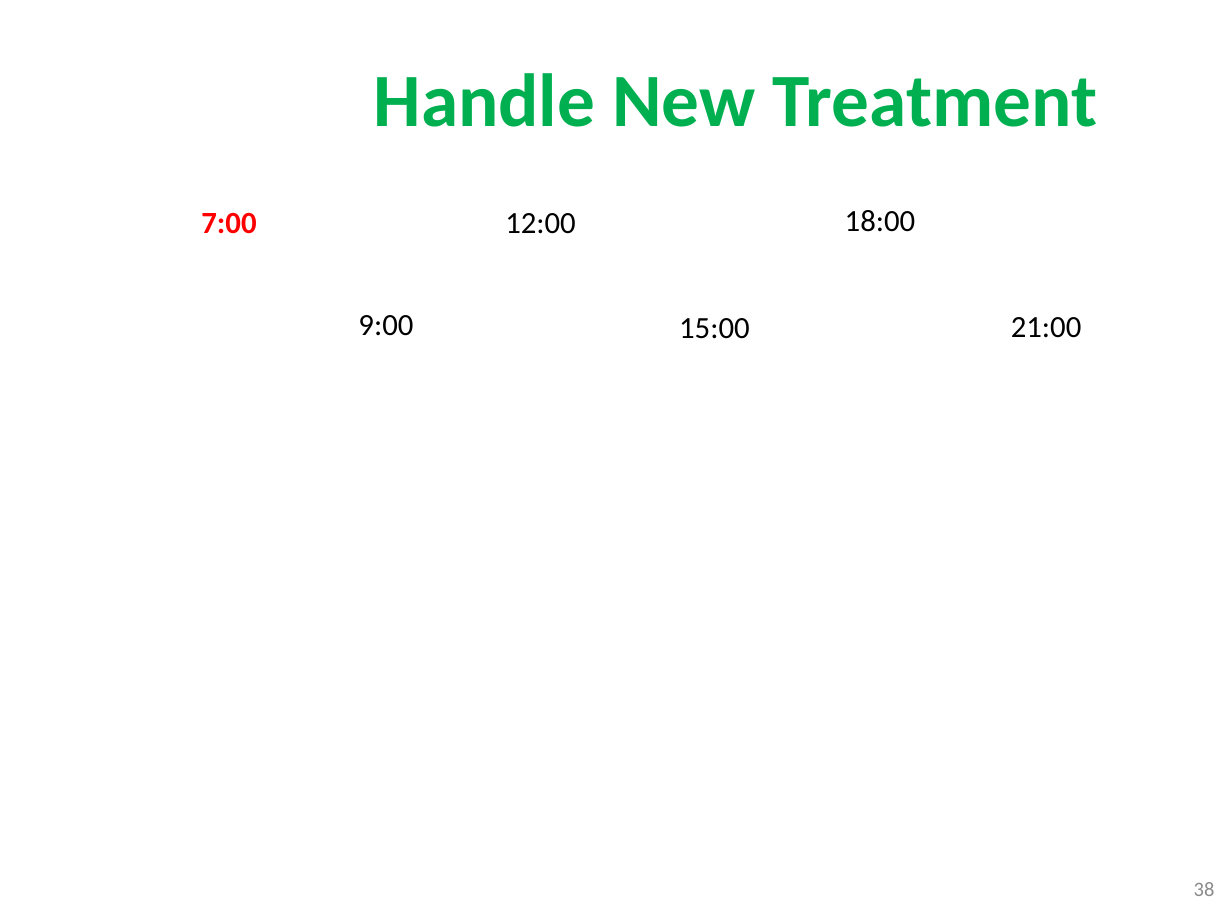
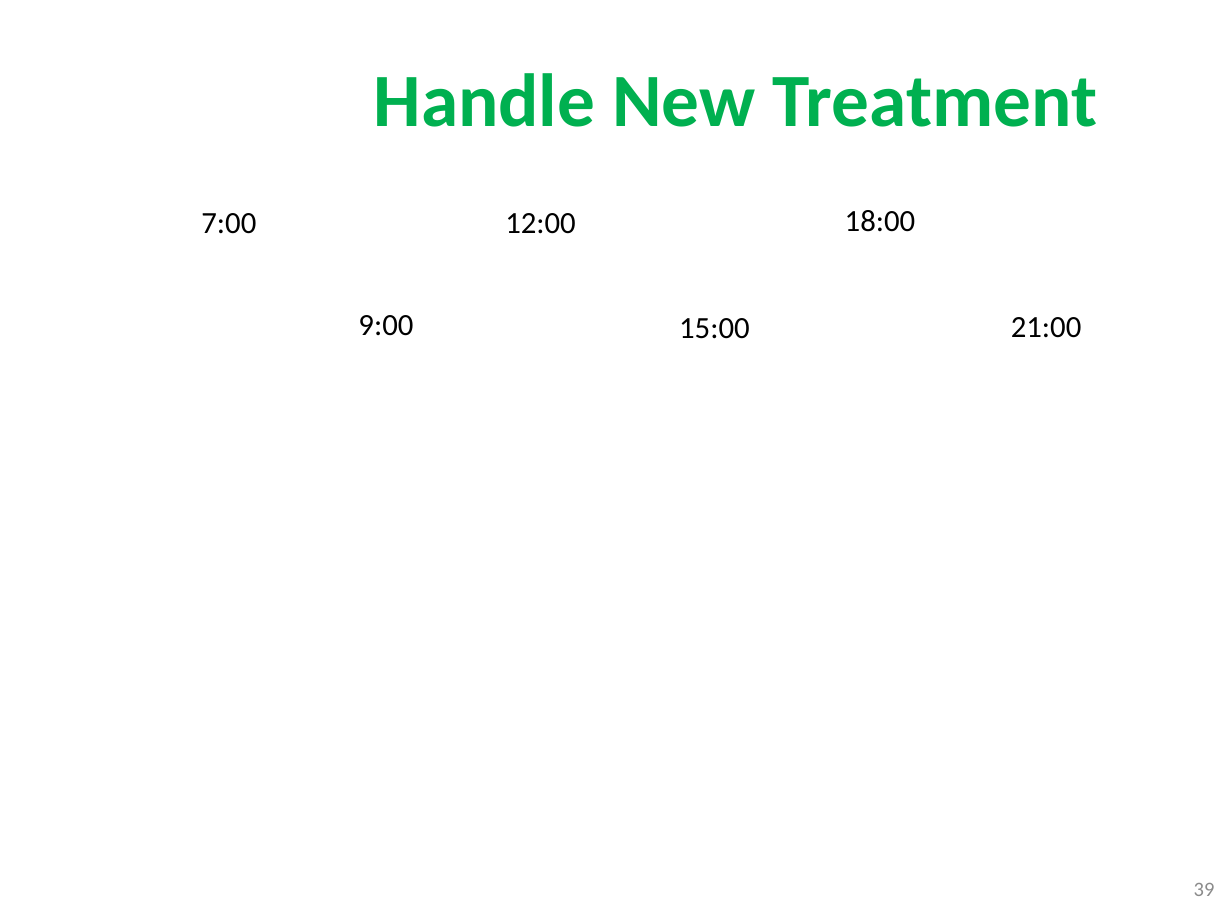
Before and after one commit to quantdse60878/HSTS, a slide deck: slide 39 of docs/Temperature Presentation/Khuong/khuong3.pptx (slide 38 before the commit). Drawn at 1232x924 pixels with LibreOffice and Linux fonts; fonts in the diff are those of the drawing; background and template pictures are left out. Boxes give left, top, right and bottom in pixels: in the first picture for what was removed or moved away, otherwise in the second. Text is boxed around its words. In the diff, an @@ line names an element or a change of style, - is before the commit and + after.

```diff
--- a/docs/Temperature Presentation/Khuong/khuong3.pptx
+++ b/docs/Temperature Presentation/Khuong/khuong3.pptx
@@ text "7:00" at <box>201,213,256,234</box>: text colour #FF0000 to #000000, bold off @@
@@ page number at <box>1194,883,1215,896</box>: text changed @@
-38
+39
```
Also in this commit, not shown: 25 other slides changed, 2 slides added, 6 slides removed.
